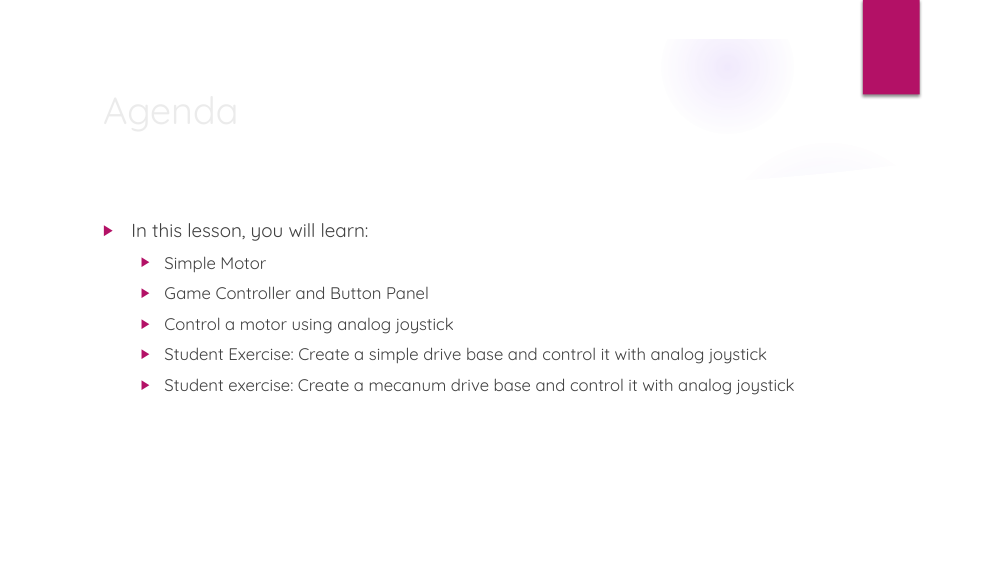
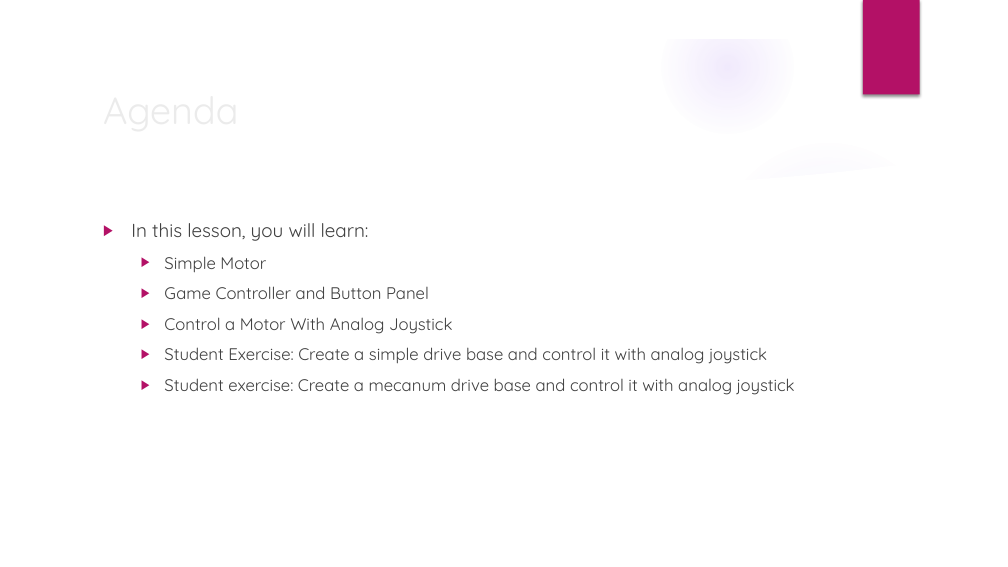
Before and after one commit to trc492/FrcProgrammingClass, a slide deck: slide 2 of Lesson3/AdvancedRoboticsLesson3.pptx. Drawn at 1008x567 pixels with LibreOffice and Linux fonts; fonts in the diff are those of the drawing; background and template pictures are left out. Boxes give left, top, right and bottom in pixels: in the first picture for what was removed or moved away, otherwise in the second. Text is boxed around its words. In the diff, an @@ line names an element or a change of style, - is before the commit and + after.

```diff
--- a/Lesson3/AdvancedRoboticsLesson3.pptx
+++ b/Lesson3/AdvancedRoboticsLesson3.pptx
@@ text at (x1=164, y1=317, x2=453, y2=334): text changed @@
-  ▶ Control a motor using analog joystick
+  ▶ Control a Motor With Analog Joystick
```
Also in this commit, not shown: 2 other slides changed, 3 other files.
